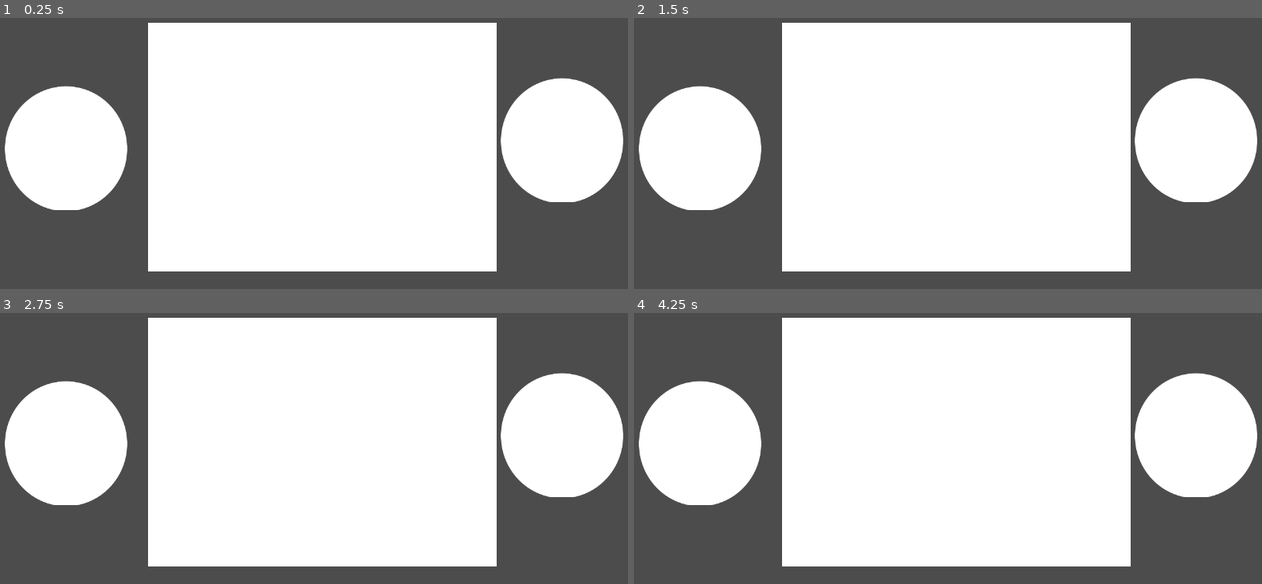
Above: before the commit, frames 1-4 (two rows, left to right).
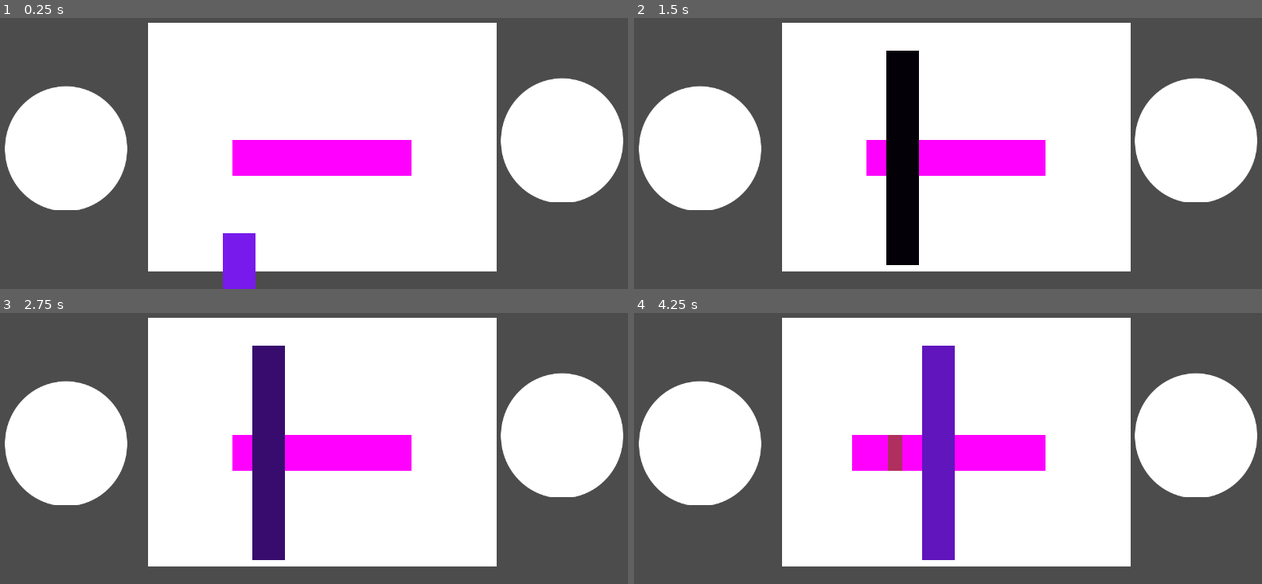
Above: after the commit, the same moments.

Repository: RaccoonHandsProductions/CanningSeason
Game: Godot game, scene res://PrepStation/PrepStation.tscn
The game is run twice, just before and just after one commit, with the same random seed, the same clock (stepped at 60 frames per second) and the same inputs. This scene is started directly instead of the project's main scene.
Inputs (mouse positions are in pixels of both pictures, inside the frame that each line leads up to):
- Up to frame 1 (0.25 s): no input
- Up to frame 2 (1.5 s): drag from (703, 148) to (954, 148) at 0.52 s; drag from (1199, 139) to (954, 148) at 1.27 s
- Up to frame 3 (2.75 s): move the mouse to (outside the picture) at 2.02 s; click (outside the picture) at 2.17 s
- Up to frame 4 (4.25 s): drag from (916, 464) to (1199, 434) at 2.77 s; move the mouse to (1136, 445) at 3.52 s; click (1136, 445) at 3.67 s

The runs differ from the first frame. In frame 1, 4.8% of the frame differs, in the area x 35-66%, y 45-100%; in frame 2, 7.2%; in frame 3, 7.2%; in frame 4, 7.5%, in the area x 34-66%, y 12-92%.

Commit message:
Introduce Knife functionality

Diff:
--- a/project/PrepStation/Carrot/Carrot.gd
+++ b/project/PrepStation/Carrot/Carrot.gd
@@ -14,7 +14,7 @@
 onready var current_chop_point_pos = $ChopPoint0.position
 
 func _ready():
-	_is_draggable = true
+	_is_draggable = false
 	_rect_size = $CollisionShape2D.shape.extents
 
 func _draw():
--- a/project/PrepStation/Carrot/CarrotSplitTest.gd
+++ b/project/PrepStation/Carrot/CarrotSplitTest.gd
@@ -11,10 +11,6 @@
 
 
 func _on_Carrot_piece_made(next_chop_point_pos):
-	#convert local Carrot's ChopPoint pos into
-	#(global) CarrotSplitTest pos above carrot?
-
-
 	var tween = Tween.new()
 	add_child(tween)
 	tween.interpolate_property(
--- a/project/PrepStation/Knife.gd
+++ b/project/PrepStation/Knife.gd
@@ -4,6 +4,7 @@
 # This is not the end of the animation, but it is the point at which
 # it has "cut through" whatever is under it.
 signal chopped
+signal chop_animation_complete
 
 export var debug_color := Color.whitesmoke
 
@@ -26,6 +27,15 @@
 
 
 func _on_Knife_input_event(_viewport, event, _shape_idx):
-	if tappable and not _animation_player.is_playing():
+	if tappable and not _is_playing_chop_animation():
 		if event is InputEventMouseButton and event.is_pressed():
 			_animation_player.play("Chop")
+
+
+func _is_playing_chop_animation()->bool:
+	return _animation_player.current_animation == "Chop"
+
+
+func _on_AnimationPlayer_animation_finished(anim_name):
+	if anim_name == "Chop":
+		emit_signal("chop_animation_complete")
--- a/project/PrepStation/Knife.tscn
+++ b/project/PrepStation/Knife.tscn
@@ -4,7 +4,7 @@
 [ext_resource path="res://PrepStation/knife.png" type="Texture" id=2]
 
 [sub_resource type="RectangleShape2D" id=1]
-extents = Vector2( 12, 105 )
+extents = Vector2( 32, 215 )
 
 [sub_resource type="Animation" id=2]
 resource_name = "Chop"
@@ -23,6 +23,18 @@
 "args": [  ],
 "method": "_emit_chopped_signal"
 } ]
+}
+tracks/1/type = "value"
+tracks/1/path = NodePath("Sprite:position")
+tracks/1/interp = 1
+tracks/1/loop_wrap = true
+tracks/1/imported = false
+tracks/1/enabled = true
+tracks/1/keys = {
+"times": PoolRealArray( 0, 0.15, 0.3 ),
+"transitions": PoolRealArray( 1, 1, 1 ),
+"update": 0,
+"values": [ Vector2( 0, 0 ), Vector2( 10, 10 ), Vector2( 0, 0 ) ]
 }
 
 [sub_resource type="Animation" id=4]
@@ -55,6 +67,18 @@
 "update": 0,
 "values": [ Color( 1, 1, 1, 1 ) ]
 }
+tracks/1/type = "value"
+tracks/1/path = NodePath("Sprite:position")
+tracks/1/interp = 1
+tracks/1/loop_wrap = true
+tracks/1/imported = false
+tracks/1/enabled = true
+tracks/1/keys = {
+"times": PoolRealArray( 0 ),
+"transitions": PoolRealArray( 1 ),
+"update": 0,
+"values": [ Vector2( 0, 0 ) ]
+}
 
 [node name="Knife" type="Area2D"]
 script = ExtResource( 1 )
@@ -71,3 +95,4 @@
 anims/RESET = SubResource( 3 )
 
 [connection signal="input_event" from="." to="." method="_on_Knife_input_event"]
+[connection signal="animation_finished" from="AnimationPlayer" to="." method="_on_AnimationPlayer_animation_finished"]
--- a/project/PrepStation/PrepStation.gd
+++ b/project/PrepStation/PrepStation.gd
@@ -1,16 +1,39 @@
 extends Node2D
 
 
-# Declare member variables here. Examples:
-# var a = 2
-# var b = "text"
 
 
 # Called when the node enters the scene tree for the first time.
 func _ready():
-	pass # Replace with function body.
+	_animate_Knife_to_next_chop_point()
 
 
-# Called every frame. 'delta' is the elapsed time since the previous frame.
-#func _process(delta):
-#	pass
+
+func _animate_Knife_to_next_chop_point():
+	var tween := Tween.new()
+	var next_pos :Vector2= $Carrot.position + $Carrot.current_chop_point_pos
+	add_child(tween)
+# warning-ignore:return_value_discarded
+	tween.connect("tween_completed", self, "_on_Tween_tween_completed")
+# warning-ignore:return_value_discarded
+	tween.interpolate_property(
+		$Knife, "position",
+		$Knife.position, next_pos, 1,
+		Tween.TRANS_QUAD, Tween.EASE_IN)
+# warning-ignore:return_value_discarded
+	tween.start()
+
+
+func _on_Tween_tween_completed(_a, _b):
+	$Knife.tappable = true
+
+
+
+func _on_Knife_chopped():
+	$Carrot.split()
+
+
+
+func _on_Knife_chop_animation_complete():
+	$Knife.tappable = false
+	_animate_Knife_to_next_chop_point()
--- a/project/PrepStation/PrepStation.tscn
+++ b/project/PrepStation/PrepStation.tscn
@@ -1,9 +1,11 @@
-[gd_scene load_steps=5 format=2]
+[gd_scene load_steps=7 format=2]
 
 [ext_resource path="res://PrepStation/CompostBowl.tscn" type="PackedScene" id=1]
 [ext_resource path="res://PrepStation/DoneBowl.tscn" type="PackedScene" id=2]
 [ext_resource path="res://PrepStation/CuttingBoard.tscn" type="PackedScene" id=3]
 [ext_resource path="res://PrepStation/PrepStation.gd" type="Script" id=4]
+[ext_resource path="res://PrepStation/Knife.tscn" type="PackedScene" id=5]
+[ext_resource path="res://PrepStation/Carrot/Carrot.tscn" type="PackedScene" id=6]
 
 [node name="PrepStation" type="Node2D"]
 script = ExtResource( 4 )
@@ -16,3 +18,12 @@
 
 [node name="DoneBowl" parent="." instance=ExtResource( 2 )]
 position = Vector2( 1142, 501 )
+
+[node name="Carrot" parent="." instance=ExtResource( 6 )]
+position = Vector2( 659, 537 )
+
+[node name="Knife" parent="." instance=ExtResource( 5 )]
+position = Vector2( 488, 928 )
+
+[connection signal="chop_animation_complete" from="Knife" to="." method="_on_Knife_chop_animation_complete"]
+[connection signal="chopped" from="Knife" to="." method="_on_Knife_chopped"]
--- a/project/project.godot
+++ b/project/project.godot
@@ -10,7 +10,6 @@
 
 _global_script_classes=[  ]
 _global_script_class_icons={
-
 }
 
 [application]
Binary file changed: project/PrepStation/knife.png
Not shown, changed: project/PrepStation/knife.png.import
